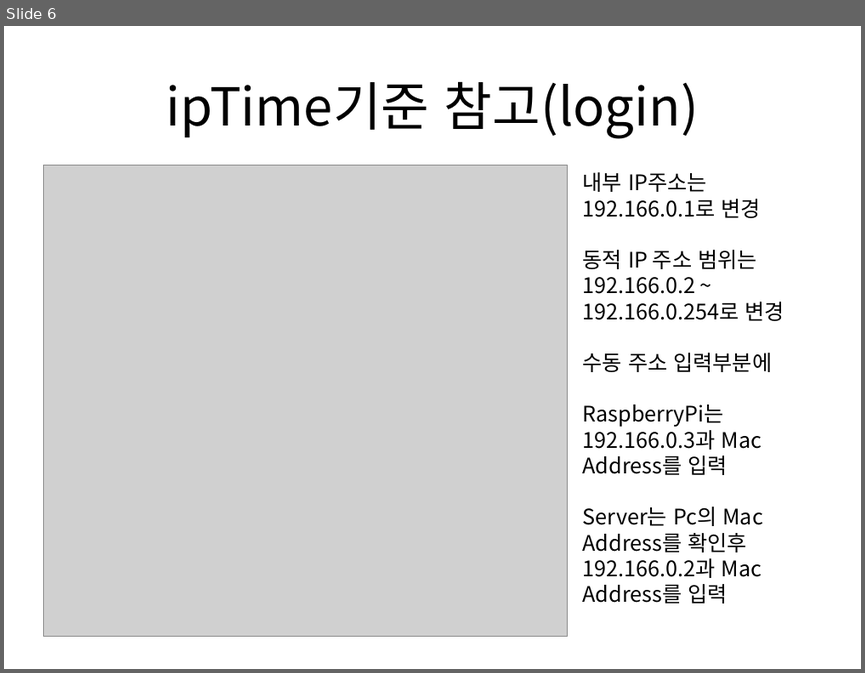
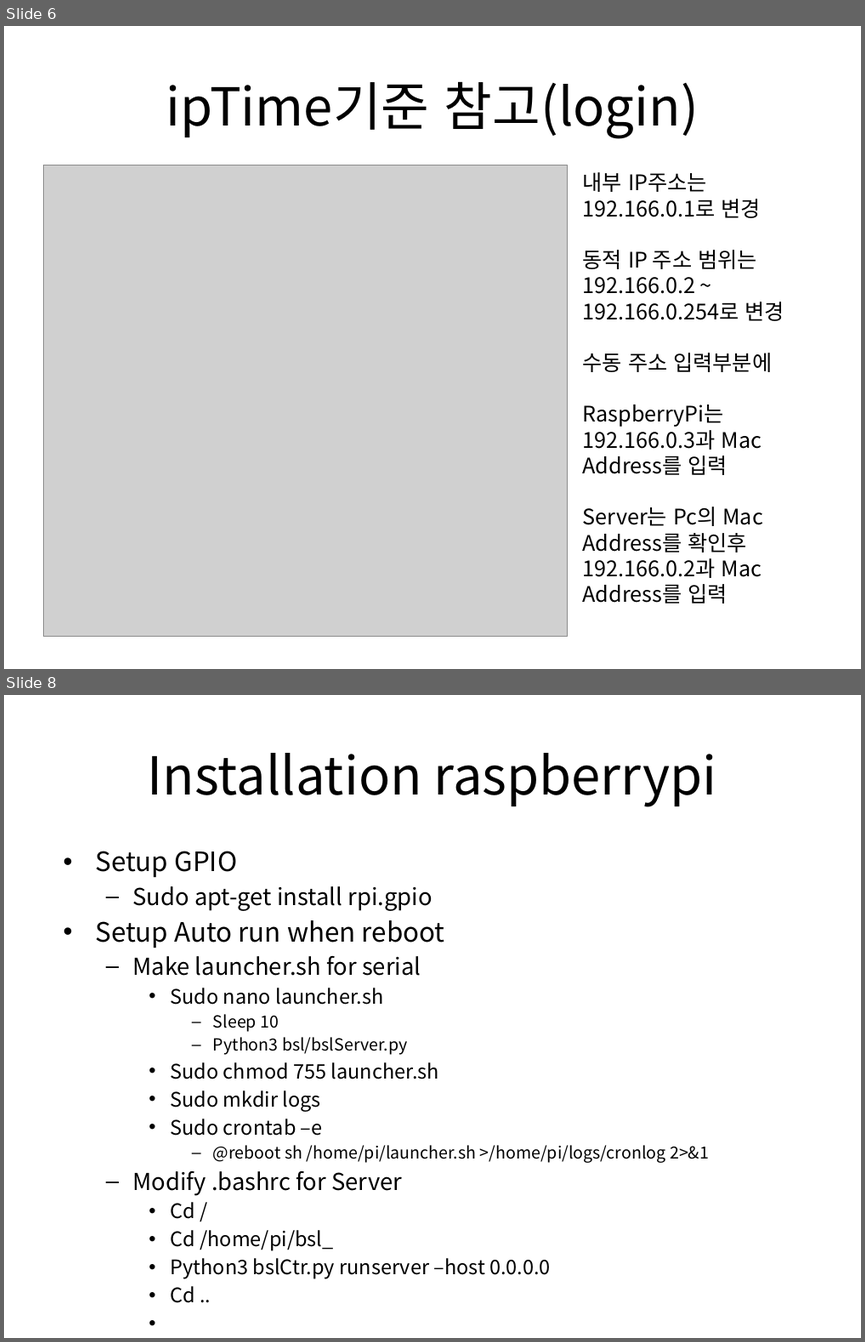
Before and after one commit to ihong9059/newBsl, a slide deck: Gateway Setup Manual.pptx. Shown one above the other, each under a label of ours: slide 6 before the commit, slides 6 and 8 after it; the slides between them are not shown. The pictures are 865x673 and 865x1342 pixels, drawn with LibreOffice and Linux fonts; fonts in the diff are those of the drawing; grey boxes stand for pictures. Boxes give left, top, right and bottom in pixels: in the first picture for what was removed or moved away, otherwise in the second. Text is boxed around its words. In the diff, an @@ line names an element or a change of style, - is before the commit and + after.

```diff
--- a/Gateway Setup Manual.pptx
+++ b/Gateway Setup Manual.pptx
@@ slide 8 added at [4, 695, 861, 1338], background #FFFFFF @@
@@ title added at [148, 753, 717, 807], 44 pt, text #000000 @@
+Installation raspberrypi
@@ text added at [95, 851, 709, 1303], 16.8 pt, text #000000 @@
+• Setup GPIO
+  – Sudo apt-get install rpi.gpio
+• Setup Auto run when reboot
+  – Make launcher.sh for serial
+    • Sudo nano launcher.sh
+      – Sleep 10
+      – Python3 bsl/bslServer.py
+    • Sudo chmod 755 launcher.sh
+    • Sudo mkdir logs
+    • Sudo crontab –e
+      – @reboot sh /home/pi/launcher.sh >/home/pi/logs/cronlog 2>&1
+  – Modify .bashrc for Server
+    • Cd /
+    • Cd /home/pi/bsl_
+    • Python3 bslCtr.py runserver –host 0.0.0.0
+    • Cd ..
```
Also in this commit, not shown: 1 other slide added, 13 other files.
